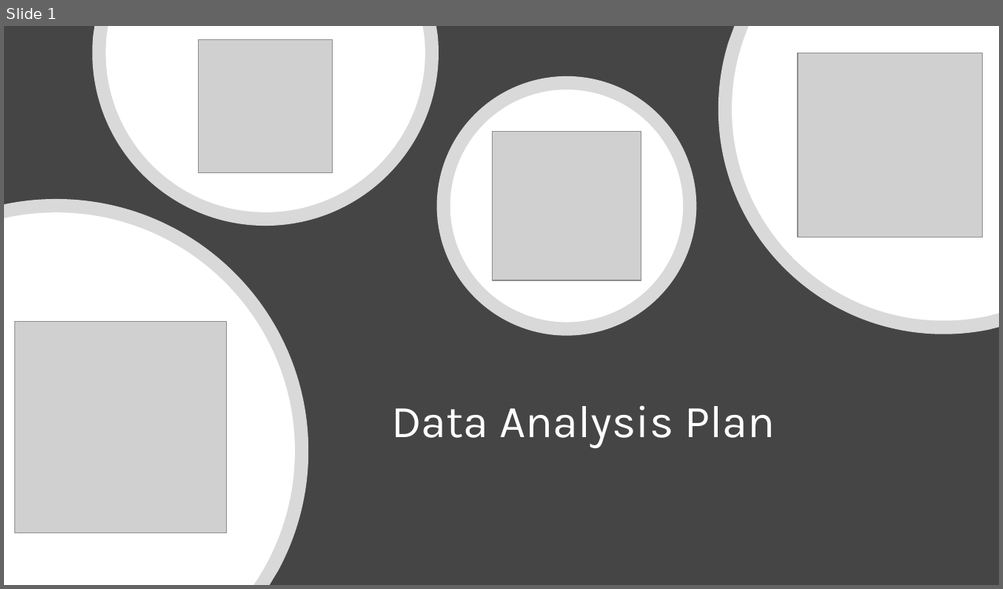
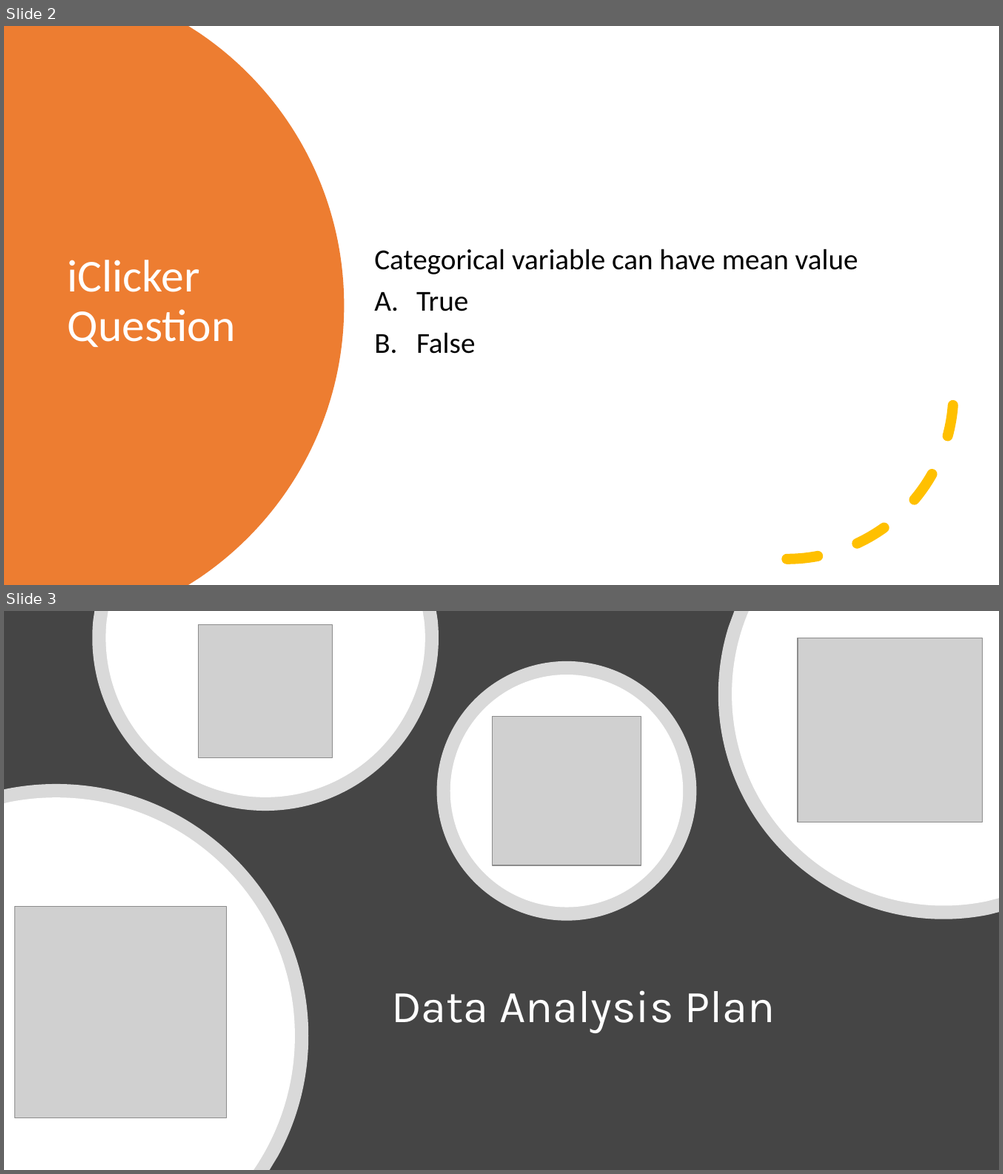
Before and after one commit to mikenguyen13/mar4050, a slide deck: lectures/9/2_Data Analysis Plan.pptx. Shown one above the other, each under a label of ours: slide 1 before the commit, slides 2 and 3 after it. The pictures are 1003x589 and 1003x1174 pixels, drawn with LibreOffice and Linux fonts; fonts in the diff are those of the drawing; grey boxes stand for pictures. Boxes give left, top, right and bottom in pixels: in the first picture for what was removed or moved away, otherwise in the second. Text is boxed around its words. In the diff, an @@ line names an element or a change of style, - is before the commit and + after.

```diff
--- a/lectures/9/2_Data Analysis Plan.pptx
+++ b/lectures/9/2_Data Analysis Plan.pptx
@@ slide 2 added at <box>4,26,999,585</box>, background #FFFFFF @@
@@ freeform shape added at <box>4,26,344,585</box>, fill #ED7D31 @@
@@ arc (boxed as its full ellipse) added at <box>620,227,954,560</box>, outline #FFC000 10 pt dashed @@
@@ title added at <box>68,260,236,347</box>, 44 pt, text #FFFFFF @@
+iClicker Question
@@ text added at <box>374,249,858,354</box>, 28 pt, text #000000 @@
+Categorical variable can have mean value
+A. True
+B. False
@@ what was slide 1 is now slide 3 @@
```
Also in this commit, not shown: 4 other slides added, 6 other files.
